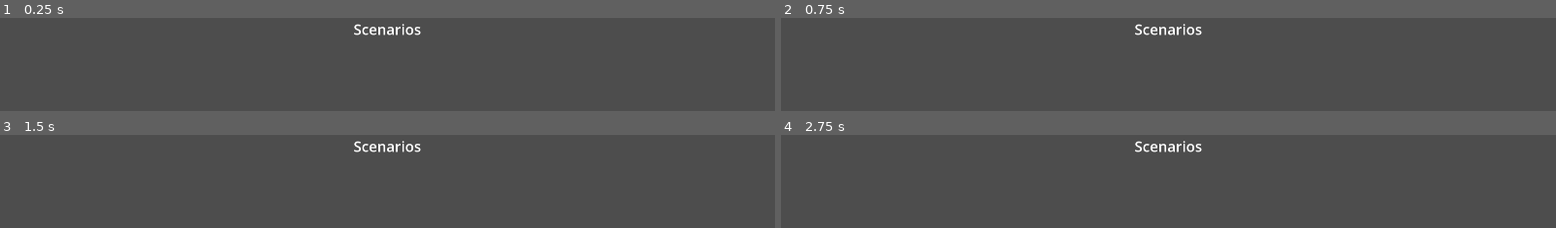
Above: before the commit, frames 1-4 (two rows, left to right).
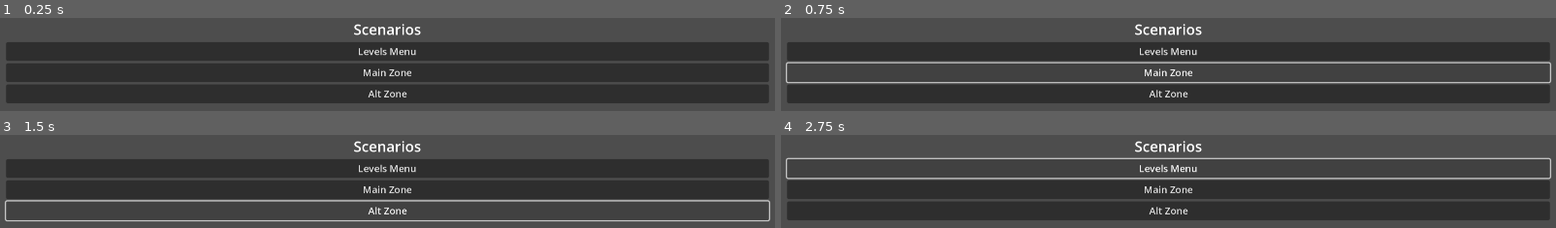
Above: after the commit, the same moments.

Repository: CapsCollective/sunflower
Game: Godot game, scene res://assets/levels/scenes/levels_menu.tscn
Same seed, same stepped clock (60 frames per second), same inputs: the game is played once before the commit and once after it. This scene is started directly instead of the project's main scene.
Inputs (mouse positions are in pixels of both pictures, inside the frame that each line leads up to):
- Up to frame 1 (0.25 s): no input
- Up to frame 2 (0.75 s): click (1168, 72) at 0.5 s, where only the run after the commit has a clickable "Main Zone"
- Up to frame 3 (1.5 s): click (387, 211) at 1.25 s, where only the run after the commit has a clickable "Alt Zone"
- Up to frame 4 (2.75 s): click (1168, 168) at 2 s, where only the run after the commit has a clickable "Levels Menu"

The runs differ from the first frame. In frame 1, 58% of the frame differs, in the area x 0-100%, y 26-92%; in frame 2, 43%; in frame 3, 42%; in frame 4, 43%.
Error before the commit: Unable to iterate on object of type 'Object'. (res://assets/levels/scripts/levels_menu.gd:5)
Error after the commit: Invalid call. Nonexistent function 'load_level' in base 'Nil'. (res://assets/levels/scripts/levels_menu.gd:9)

Commit message:
Fixed levels menu DT reference for cheats

Diff:
--- a/assets/levels/scripts/levels_menu.gd
+++ b/assets/levels/scripts/levels_menu.gd
@@ -1,7 +1,7 @@
 extends Control
 
 func _ready():
-	var levels_dt = load("res://assets/content/levels_dt.tres")
+	var levels_dt = load("res://assets/datatables/tables/levels_dt.tres")
 	for entry in levels_dt:
 		var new_button = Button.new()
 		new_button.text = entry.value.name
